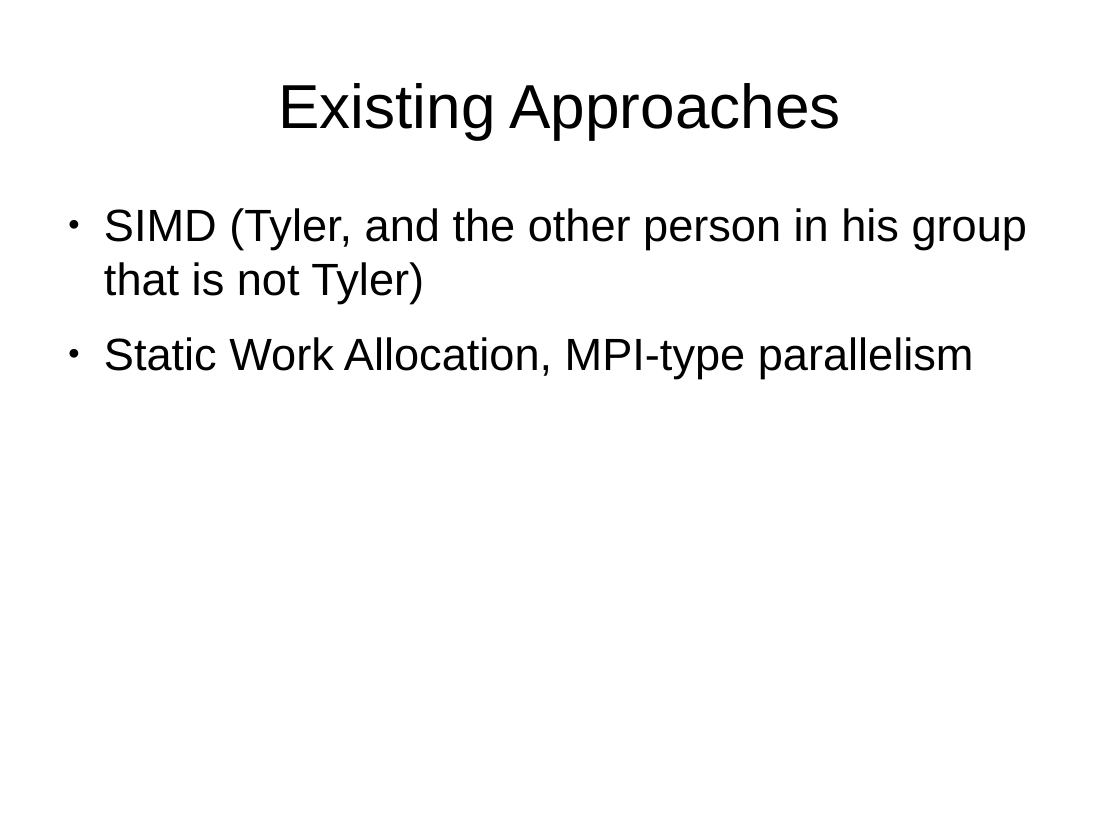
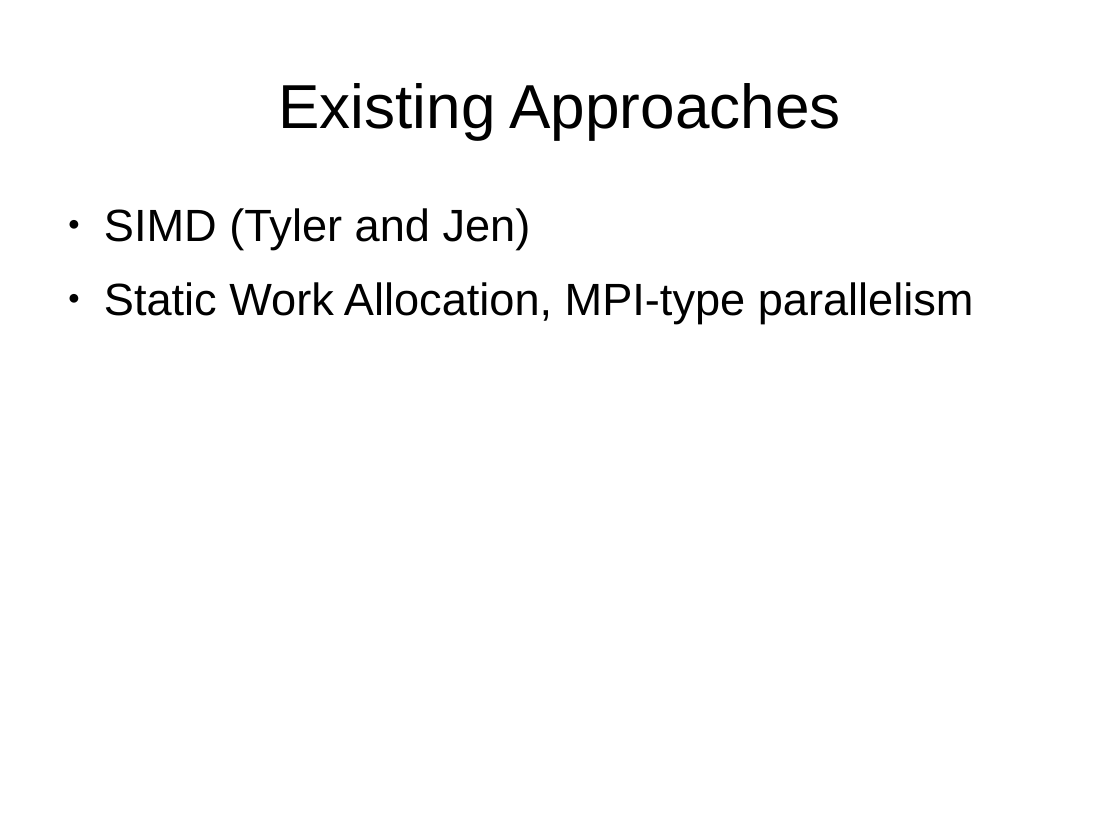
Before and after one commit to junekihong/GenomicsProject, a slide deck: slide 3 of Presentation.odp. Drawn at 1120x840 pixels with LibreOffice and Linux fonts; fonts in the diff are those of the drawing. Boxes give left, top, right and bottom in pixels: in the first picture for what was removed or moved away, otherwise in the second. Text is boxed around its words. In the diff, an @@ line names an element or a change of style, - is before the commit and + after.

Commit message:
Added Tyler’s partner’s name

```diff
--- a/Presentation.odp
+++ b/Presentation.odp
@@ text at box(104, 208, 531, 250): text changed @@
-● SIMD (Tyler, and the other person in his group that is not Tyler)
+● SIMD (Tyler and Jen)
```
